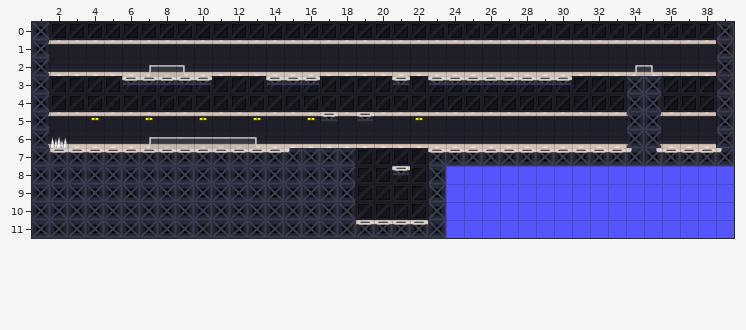
Two versions of a level (Tiled map, android/assets/maps/map2.tmx). The first picture shows the starting point.
Cells are 256x256 px. Shown: x 1..39, y 0..11.
The result:
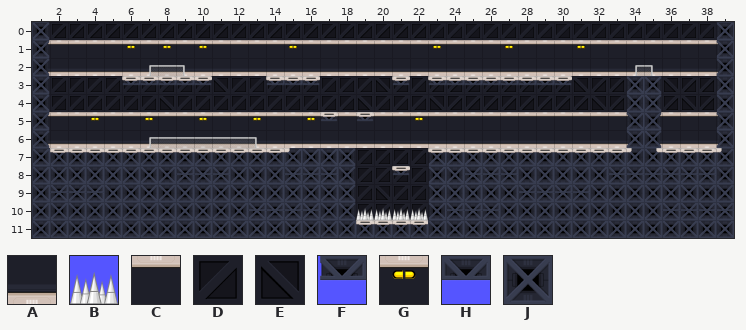
Key: from "SciFi": A 1, B 2, C 8, D 9, E 17, F 23, G 25, H 28, J 31.
_ is an empty cell.
Changes in this commit:
Layer "background":
y 1: x 6 C -> G; x 8 C -> G; x 10 C -> G; x 15 C -> G; x 23 C -> G; x 27 C -> G; x 31 C -> G; x 39 D -> C
y 2: x 39 D -> A
y 5: x 39 D -> C
y 6: x 39 D -> A
y 8..11: x 24..39 ________________ -> JJJJJJJJJJJJJJJJ
Layer "GroundTiles":
y 3: x 11 _ -> E; x 20 _ -> E; x 31 _ -> E; x 36 _ -> E
y 4: x 8 _ -> E; x 19 _ -> E; x 23 _ -> E; x 32 _ -> E; x 37 _ -> E
y 6: x 2 B -> _
y 8: x 9..11 ___ -> HHH; x 15..17 ___ -> HHH; x 25..27 ___ -> HHH; x 33..38 ______ -> HHFFFF
y 9: x 2..4 ___ -> HHH; x 20 _ -> E; x 28..31 ____ -> HHHH
y 10: x 13..16 ____ -> HHHH; x 19..22 ____ -> BBBB; x 24..26 ___ -> HHH; x 36..39 ____ -> HHHH
